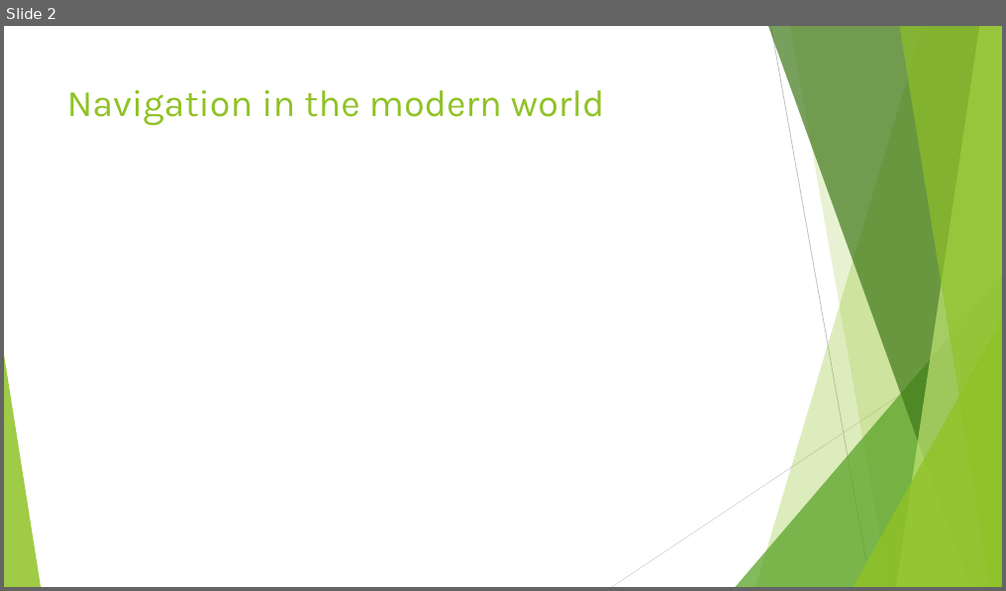
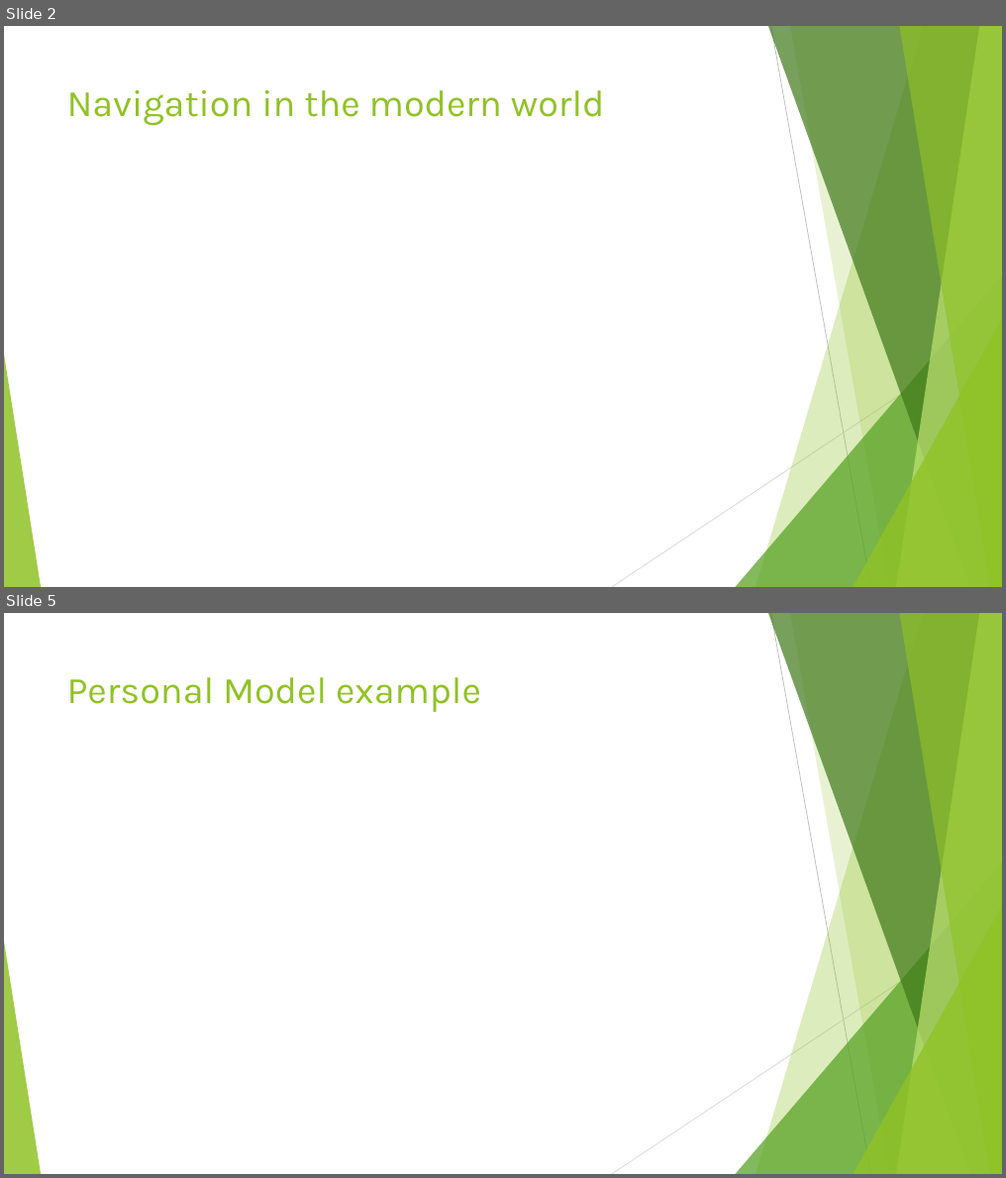
Before and after one commit to VlaStudy/ModelMapping, a slide deck: SustainabilityInNavigationPresentation.pptx. Shown one above the other, each under a label of ours: slide 2 before the commit, slides 2 and 5 after it; the slides between them are not shown. The pictures are 1006x591 and 1006x1178 pixels, drawn with LibreOffice and Linux fonts; fonts in the diff are those of the drawing. Boxes give left, top, right and bottom in pixels: in the first picture for what was removed or moved away, otherwise in the second. Text is boxed around its words. In the diff, an @@ line names an element or a change of style, - is before the commit and + after.

```diff
--- a/SustainabilityInNavigationPresentation.pptx
+++ b/SustainabilityInNavigationPresentation.pptx
@@ slide 5 added at <box>4,613,1002,1174</box>, background #FFFFFF; not listed: 10 template elements that a slide beside it also shows @@
@@ title added at <box>67,677,481,712</box>, 36 pt, text #90C226 @@
+Personal Model example
```
Also in this commit, not shown: 6 other slides added, 3 slides removed, 3 other files.
